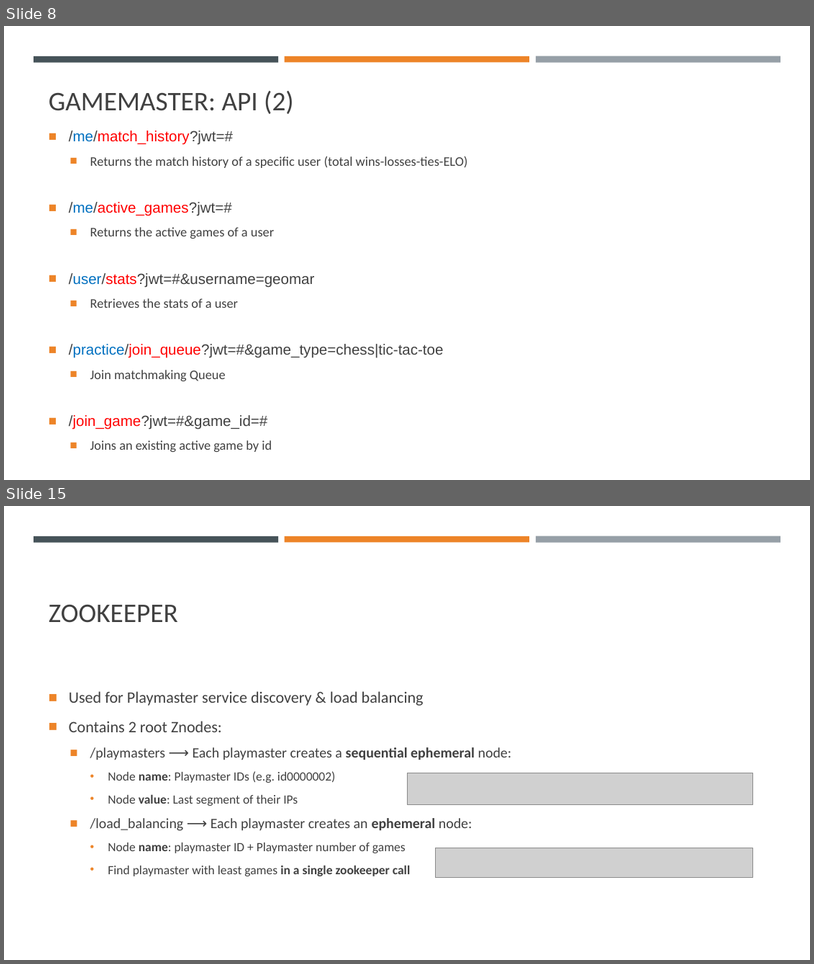
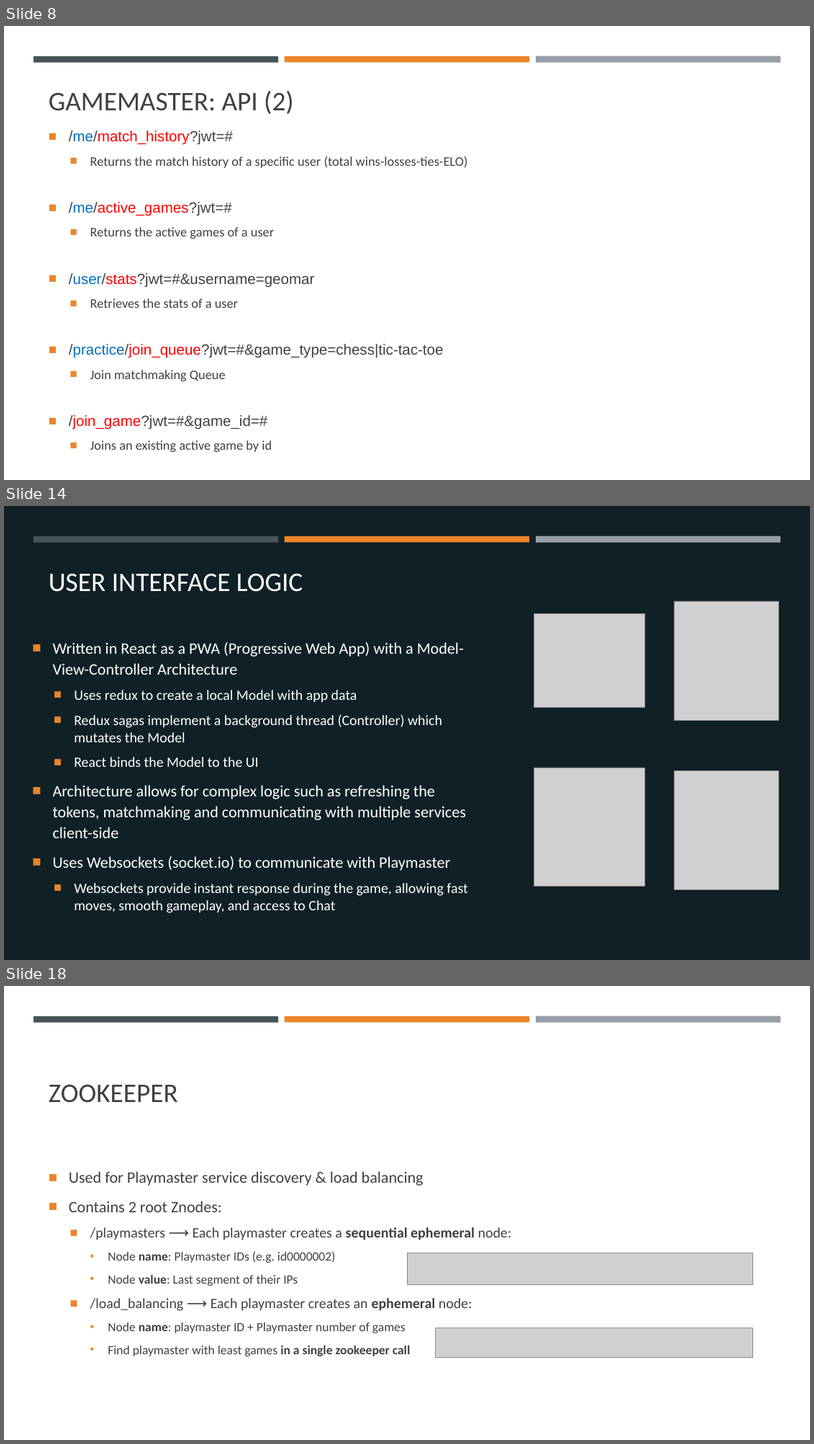
Before and after one commit to margaeor/COMP414-Distributed-Systems, a slide deck: presentation/Distributed.pptx. Shown one above the other, each under a label of ours: slides 8 and 15 before the commit, slides 8, 14 and 18 after it; the slides between them are not shown. The pictures are 814x964 and 814x1444 pixels, drawn with LibreOffice and Linux fonts; fonts in the diff are those of the drawing; grey boxes stand for pictures. Boxes give left, top, right and bottom in pixels: in the first picture for what was removed or moved away, otherwise in the second. Text is boxed around its words. In the diff, an @@ line names an element or a change of style, - is before the commit and + after.

```diff
--- a/presentation/Distributed.pptx
+++ b/presentation/Distributed.pptx
@@ slide 14 added at <box>4,506,810,960</box>, background #102027; not listed: 3 template elements that a slide beside it also shows @@
@@ title added at <box>49,573,303,592</box>, 32 pt, text #FFFFFF @@
+USER INTERFACE LOGIC
@@ picture added at <box>674,601,779,720</box> @@
@@ picture added at <box>535,614,646,708</box> @@
@@ text added at <box>53,642,468,913</box>, 19 pt, text #FFFFFF @@
+■ Written in React as a PWA (Progressive Web App) with a Model-View-Controller Architecture
+  ■ Uses redux to create a local Model with app data
+  ■ Redux sagas implement a background thread (Controller) which mutates the Model
+  ■ React binds the Model to the UI
+■ Architecture allows for complex logic such as refreshing the tokens, matchmaking and communicating with multiple services client-side
+■ Uses Websockets (socket.io) to communicate with Playmaster
+  ■ Websockets provide instant response during the game, allowing fast moves, smooth gameplay, and access to Chat
@@ picture added at <box>535,767,646,886</box> @@
@@ picture added at <box>674,770,779,890</box> @@
@@ what was slide 15 is now slide 18 @@
```
Also in this commit, not shown: 6 slides changed, 3 other slides added, 1 slide removed.
